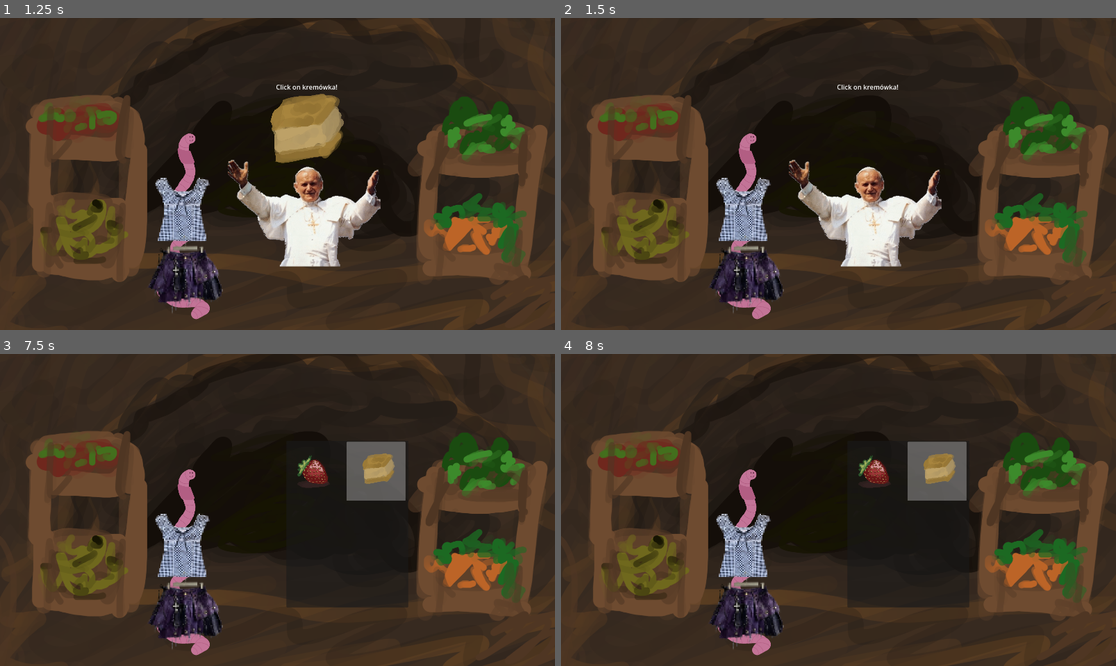
Above: before the commit, frames 1-4 (two rows, left to right).
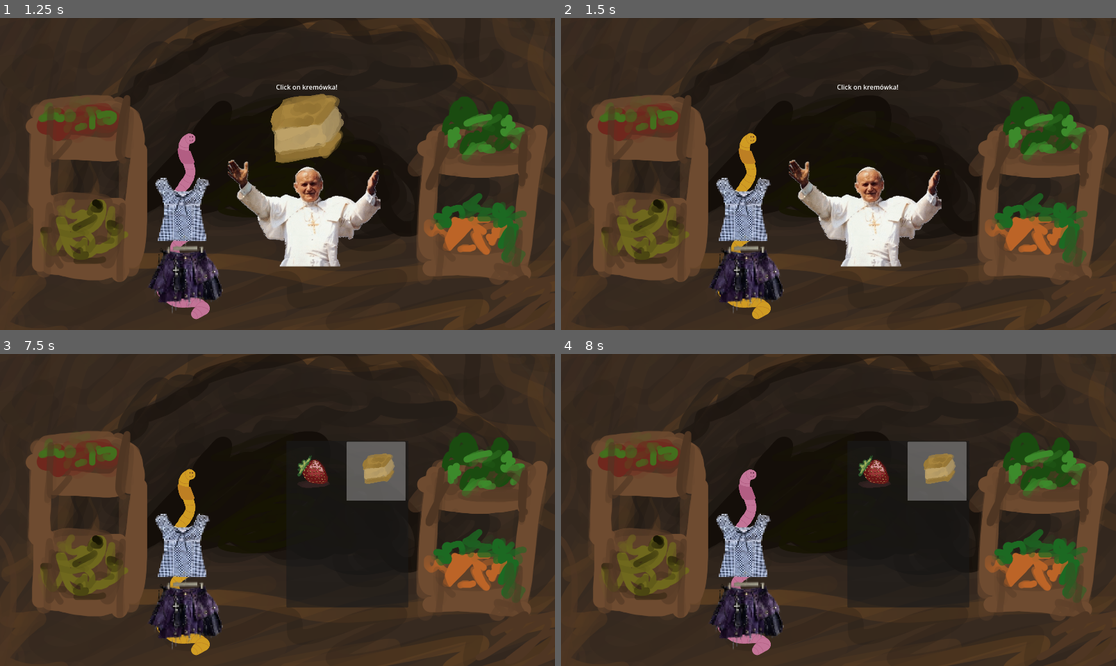
Above: after the commit, the same moments.

Repository: WiktorKociuba/worm-up
Game: Godot game, scene res://scenes/market.tscn
Same seed, same stepped clock (60 frames per second), same inputs: the game is played once before the commit and once after it. This scene is started directly instead of the project's main scene.
Inputs (mouse positions are in pixels of both pictures, inside the frame that each line leads up to):
- Up to frame 1 (1.25 s): tap Enter at 0.5 s; move the mouse to (399, 158) at 0.52 s; hold D (right) from 0.53 s (still down); tap Alt at 0.6 s; click (399, 158) at 0.67 s
- Up to frame 2 (1.5 s): tap Space at 1.25 s; move the mouse to (866, 127) at 1.27 s; release D (right) at 1.28 s; hold S (down) from 1.28 s (still down); tap Shift at 1.35 s; click (866, 127) at 1.42 s
- Up to frame 3 (7.5 s): tap Enter at 2, 3.5 s; move the mouse to (333, 441) at 2.02 s; release S (down) at 2.03 s; hold D (right) 2.03-2.78 s; tap Alt every 1.5 s from 2.1 to 6.6 s; click (333, 441) at 2.17 s; tap Space at 2.75, 4.25 s; move the mouse to (249, 572) at 2.77 s; hold W (up) 2.78-3.53 s; tap Shift every 1.5 s from 2.85 to 7.35 s; click (249, 572) at 2.92 s; move the mouse to (444, 556) at 3.52 s; hold A (left) 3.53-5.03 s; click (444, 556) at 3.67 s; move the mouse to (111, 463) at 4.27 s; click (111, 463) at 4.42 s; move the mouse to (305, 510) at 5.02 s; hold S (down) 5.03-5.78 s; click (305, 510) at 5.17 s; move the mouse to (194, 432) at 5.77 s; hold D (right) 5.78-6.53 s; click (194, 432) at 5.92 s; move the mouse to (399, 494) at 6.52 s; hold W (up) 6.53-7.28 s; click (399, 494) at 6.67 s; move the mouse to (166, 525) at 7.27 s; hold D (right) from 7.28 s (still down); click (166, 525) at 7.42 s
- Up to frame 4 (8 s): keep holding D (right)

Frame 1 is identical in both runs. In frame 2, 0.8% of the frame differs, in the area x 28-38%, y 36-97%; in frame 3, 0.8%; in frame 4, nothing differs.

Commit message:
added żółty

Diff:
--- a/scenes/Player.tscn
+++ b/scenes/Player.tscn
@@ -2,6 +2,7 @@
 
 [ext_resource type="Script" uid="uid://dk7dg87blqm0g" path="res://scripts/player.gd" id="1_ij6vw"]
 [ext_resource type="Texture2D" uid="uid://c7k3wkaxp0tco" path="res://textures/Grafika_bez_nazwy (1).png" id="2_ij6vw"]
+[ext_resource type="Texture2D" uid="uid://de2418r1d6ii8" path="res://textures/Grafika_bez_nazwy (25).png" id="2_lkdrv"]
 [ext_resource type="Texture2D" uid="uid://c0xtswq8nu4eg" path="res://clothes/top/top1.png" id="3_1kp85"]
 [ext_resource type="Texture2D" uid="uid://d0jgqeej543sf" path="res://clothes/top/top2.png" id="4_qnedo"]
 [ext_resource type="Texture2D" uid="uid://cei1fmyuvnip" path="res://clothes/top/top3.png" id="5_wyqjk"]
@@ -25,7 +26,13 @@
 position = Vector2(-4, -16)
 shape = SubResource("RectangleShape2D_44cfe")
 
-[node name="Sprite2D" type="Sprite2D" parent="." unique_id=641262355]
+[node name="żółty" type="Sprite2D" parent="." unique_id=1448279660]
+visible = false
+position = Vector2(-18, -43)
+scale = Vector2(0.20609759, 0.20609759)
+texture = ExtResource("2_lkdrv")
+
+[node name="normalny" type="Sprite2D" parent="." unique_id=641262355]
 position = Vector2(-18, -43)
 scale = Vector2(0.20609759, 0.20609759)
 texture = ExtResource("2_ij6vw")
--- a/scenes/kremówka.gd
+++ b/scenes/kremówka.gd
@@ -10,8 +10,10 @@
     if event is InputEventMouseButton and event.pressed:
         $"Area2D/Kremówka".visible = false
         $barka.play()
+        $"../Player".ifŻółty = true
         $Timer.start(5.3)
 
 func _on_timer_timeout() -> void:
     $"../ProductItemList".visible = true
     visible = false
+    $"../Player".ifŻółty = false
--- a/scripts/player.gd
+++ b/scripts/player.gd
@@ -6,6 +6,7 @@
 @export var bottomItems: Array[Sprite2D] = []
 @export var enableCamera: bool = true
 @export var canWalk: bool = true
+@export var ifŻółty: bool = false
 
 const SPEED = 400.0
 const JUMP_VELOCITY = -400.0
@@ -55,6 +56,13 @@
 
     move_and_slide()
 
+func _process(delta: float) -> void:
+    if ifŻółty:
+        $"żółty".visible = true
+        $normalny.visible = false
+    else:
+        $"żółty".visible = false
+        $normalny.visible = true
 
 func _on_area_2d_body_entered(body: Node2D) -> void:
     pass # Replace with function body.
Binary file added: textures/Grafika_bez_nazwy (25).png
Not shown, added: textures/Grafika_bez_nazwy (25).png.import
